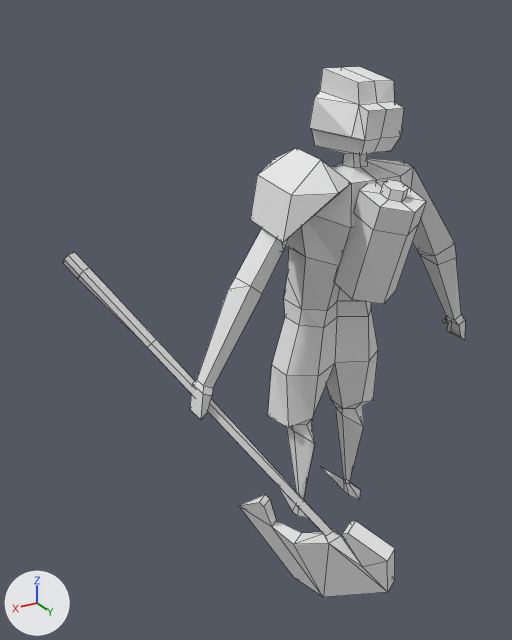
Renders of the Blender file models/working_art/player.blend from each side of a commit.
Camera for both pictures: a 50 mm camera at (1.75, 2.3, 2.18) aimed at (0.36, -0.01, 1.03). Arrows for +X, +Y and +Z are at lower left; the lights stay in place. Mesh edges are drawn as thin lines.

The scene before the commit, as lines of its bpy script (objects in view):
```python
me_cylinder = bpy.data.meshes.new('Cylinder')
me_cylinder.from_pydata(...)  # 274 vertices, 292 faces; spans x -0.71..0.71, y -0.19..0.35, z -0.11..1.87
me_cylinder.materials.append(mat_uv)  # white #e7e7e7
me_cylinder_001 = bpy.data.meshes.new('Cylinder.001')
me_cylinder_001.from_pydata(...)  # 41 vertices, 49 faces; spans x -4.1..9.3, y -1.0..0.2, z -14.0..19.6
me_cylinder_001.materials.append(mat_uv_1)  # its picture is missing
me_cylinder_002 = bpy.data.meshes.new('Cylinder.002')
me_cylinder_002.from_pydata(...)  # 30 vertices, 26 faces; spans x -1.27..0.78, y -1.87..1.05, z -3.19..0.98
me_cylinder_002.materials.append(mat_uv_001)  # its picture is missing
ob_axe = bpy.data.objects.new('axe', me_cylinder_001)
ob_axe.location = (0.655, 0.089, 0.812)
ob_axe.rotation_euler = (-0.374, 2.426, 1.743)  # degrees (-21, 139, 100)
ob_axe.scale = (0.0536, 0.0536, 0.0536)
ob_battery = bpy.data.objects.new('battery', me_cylinder_002)
ob_battery.location = (-0.035, 0.352, 1.512)
ob_battery.rotation_euler = (3.061, -0.046, -0.0142)  # degrees (175, -2.6, -0.8)
ob_battery.scale = (-0.113, -0.113, -0.113)
ob_player = bpy.data.objects.new('player', me_cylinder)
ob_player.location = (0.0, 0.0, 0.133)
```
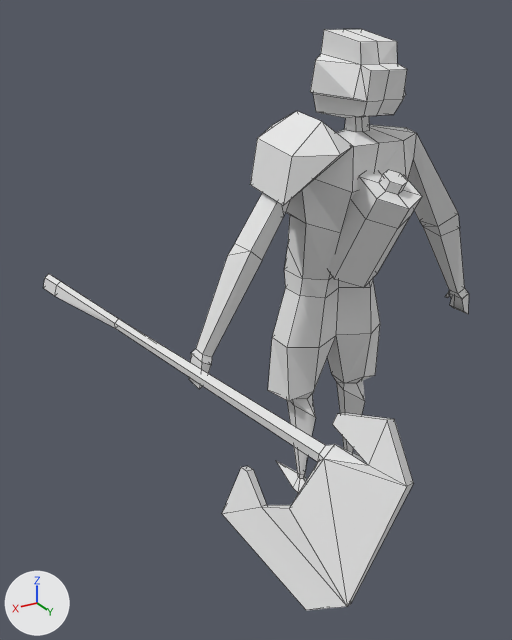
Where the newer file only moved an object's origin or applied its transform, the numbers keep the older frame.

What differs and where, as boxes [x1, y1, x2, y2] in the pictures (512 x 640 px):
'player', moved: before [190, 67, 465, 518]; after [189, 29, 469, 493]
'axe', reshaped (11% wider): before [63, 252, 395, 597]; after [43, 274, 413, 610]
'battery', moved, turned: before [335, 180, 426, 304]; after [328, 170, 422, 288]

The edits, one by one:
me_cylinder_001 has 41 vertices, 49 faces and spans x -4.1..9.3, y -1.0..0.2, z -14.0..19.6.
me_cylinder_001 is used by ob_axe; location (0.655, 0.089, 0.812); rotation (-0.374, 2.426, 1.743), in degrees (-21, 139, 100); scale (0.0536, 0.0536, 0.0536).
me_cylinder_001 part 1: the whole mesh is multiplied about its middle by the matrix ((0.675, 0.438, -0.594), (-0.617, 0.776, -0.129), (0.405, 0.454, 0.794)), then moved by (-2.8, -1.7, -3.6).
Object 'battery' (ob_battery) moves from (-0.035, 0.352, 1.512) to (-0.043, 0.311, 1.539).
Object 'battery' (ob_battery) turns from (175, -2.6, -0.8) to (164, -5.8, -0.2) degrees about x, y and z.
Object 'player' (ob_player) moves from (0.0, 0.0, 0.133) to (0.0, 0.0, 0.266).
